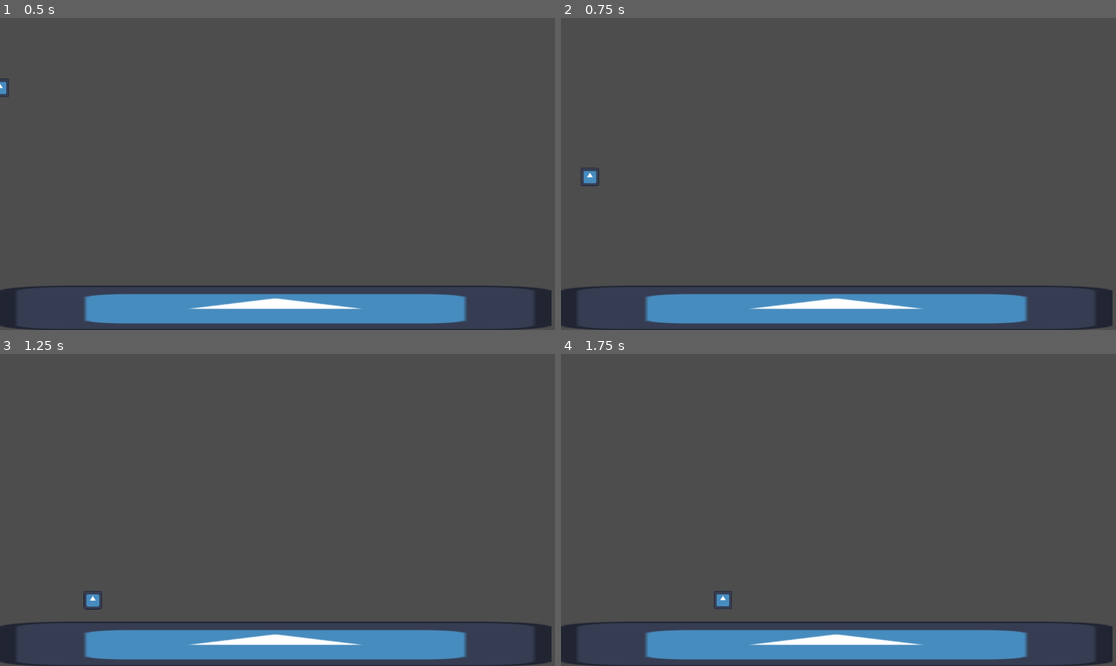
Above: before the commit, frames 1-4 (two rows, left to right).
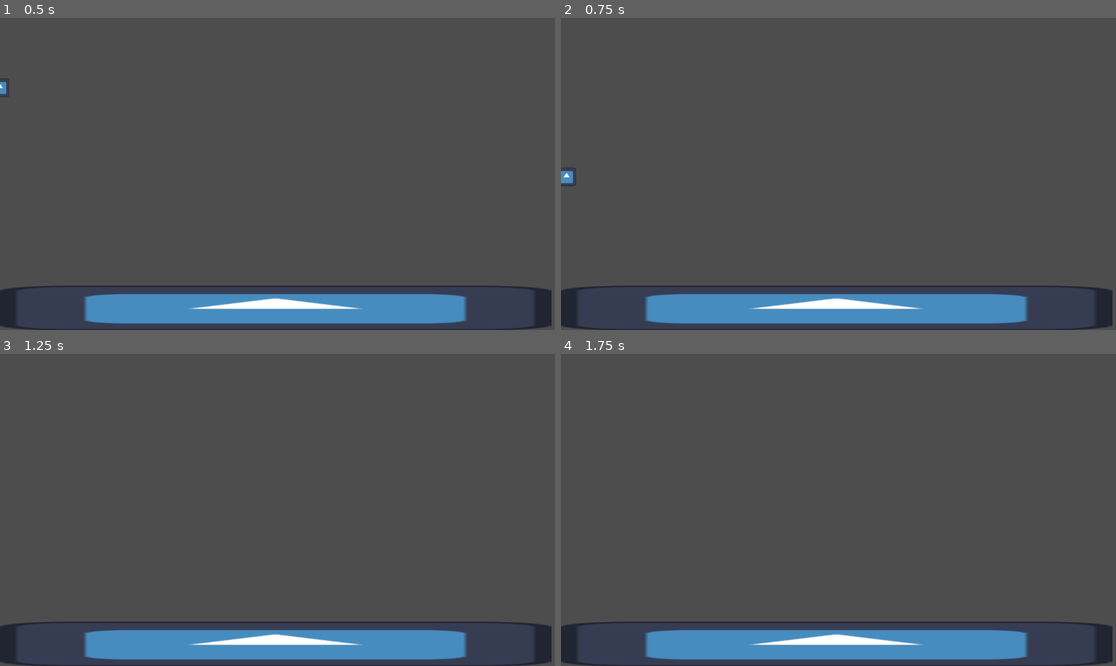
Above: after the commit, the same moments.

Repository: ninjabou/atljam-2024
Game: Godot game, scene res://root.tscn
The game is run twice, just before and just after one commit, with the same random seed, the same clock (stepped at 60 frames per second) and the same inputs. The engine's default icon, where the game draws it, is replaced by a stand-in: a white triangle on a blue panel in a dark square.
Inputs:
- Up to frame 1 (0.5 s): no input
- Up to frame 2 (0.75 s): hold Right (action_right) from 0.53 s (still down); tap Z (action_jump) at 0.6 s
- Up to frame 3 (1.25 s): keep holding Right (action_right); tap Z (action_jump) at 0.77, 1.07 s
- Up to frame 4 (1.75 s): keep holding Right (action_right); tap Z (action_jump) at 1.35, 1.52 s

Frame 1 is identical in both runs. In frame 2, 0.2% of the frame differs, in the area x 0-7%, y 48-54%; in frame 3, 0.1%; in frame 4, 0.1%.

Commit message:
Make kicks functional

Diff:
--- a/lib/StateMachine.gd
+++ /dev/null
@@ -1,47 +0,0 @@
-extends Node
-class_name StateMachine
-
-var state = null:
-	get:
-		return state
-	set(value):
-		set_state(value)
-var states = {}
-var previous_state = null
-
-@onready var parent = get_parent()
-
-func _physics_process(delta: float) -> void:
-	if state != null:
-		_state_logic(delta)
-		var transition = _get_transition(delta)
-		if transition != null:
-			set_state(transition)
-
-### Inheritance functions, overwrite these
-
-func _state_logic(delta):
-	pass
-
-func _get_transition(delta):
-	return null
-
-func _enter_state(new_state, old_state):
-	pass
-
-func _exit_state(old_state, new_state):
-	pass
-
-### Logic functions
-
-func set_state(new_state):
-	previous_state = state
-	state = new_state
-
-	if previous_state != null:
-		_exit_state(previous_state, new_state)
-	if new_state != null:
-		_enter_state(new_state, previous_state)
-
-func add_state(state_name):
-	states[state_name] = states.size()
--- a/project.godot
+++ b/project.godot
@@ -59,6 +59,11 @@
 ]
 }
 
+[layer_names]
+
+2d_physics/layer_1="world"
+2d_physics/layer_2="player"
+
 [physics]
 
 2d/default_gravity=1200.0
--- a/scenes/player/PlayerStateMachine.gd
+++ /dev/null
@@ -1,21 +0,0 @@
-extends StateMachine
-
-func _ready() -> void:
-	add_state("idle")
-	add_state("running")
-	add_state("airborne")
-	add_state("kicking")
-	call_deferred("add_state", states.idle)
-
-func _state_logic(delta):
-	print("FUCK")
-	pass
-
-func _get_transition(delta):
-	return null
-
-func _enter_state(new_state, old_state):
-	pass
-
-func _exit_state(old_state, new_state):
-	pass
--- a/scenes/player/player.gd
+++ b/scenes/player/player.gd
@@ -1,29 +1,67 @@
 extends CharacterBody2D
 
-const MAX_SPEED := 300.0
+enum States {IDLE, RUNNING, AIRBORNE}
+enum Kicks {LEFT, DOWN, RIGHT, NONE}
+
 const FLOOR_SPEED := 170.0
-const JUMP_VELOCITY := -230.0
+const AIR_SPEED := 300.0
+const KICK_SPEED := 800.0
+const KICK_JUMP_VELOCITY := -200.0
+const JUMP_VELOCITY := -270.0
+const AIRBORNE_ADJUST := 0.03
 
-var speed := MAX_SPEED
+@export var kicking := Kicks.NONE
+
+@onready var animations: AnimationPlayer = $PlayerAnimations
+@onready var kick_left: Area2D = $KickLeft
+@onready var kick_right: Area2D = $KickRight
+
+var state = States.IDLE
+var jump_horizontal_dir := 0.0
 
 func _physics_process(delta: float) -> void:
 	# Add the gravity.
 	if not is_on_floor():
-		speed = MAX_SPEED
+		state = States.AIRBORNE
 		velocity += get_gravity() * delta
 	else:
-		speed = FLOOR_SPEED
+		state = States.IDLE
 
-	# Handle jump.
-	if Input.is_action_just_pressed("action_jump") and is_on_floor():
-		velocity.y = JUMP_VELOCITY
+	var direction := Input.get_axis("action_left", "action_right")
 
-	# Get the input direction and handle the movement/deceleration.
-	# As good practice, you should replace UI actions with custom gameplay actions.
-	var direction := Input.get_axis("action_left", "action_right")
-	if direction:
-		velocity.x = direction * speed
+	if Input.is_action_just_pressed("action_jump") && state == States.AIRBORNE && !animations.is_playing():
+		if direction > 0.0:
+			animations.play("kick_right")
+		if direction < 0.0:
+			animations.play("kick_left")
+	print(kicking)
+	if kicking == Kicks.LEFT:
+		if kick_left.get_overlapping_bodies().size() > 0:
+			jump_horizontal_dir = 1.0
+			velocity.x = KICK_SPEED
+			velocity.y = KICK_JUMP_VELOCITY
+			kicking = Kicks.NONE
+	if kicking == Kicks.RIGHT:
+		if kick_right.get_overlapping_bodies().size() > 0:
+			jump_horizontal_dir = -1.0
+			velocity.x = -KICK_SPEED
+			velocity.y = KICK_JUMP_VELOCITY
+			kicking = Kicks.NONE
+
+	if state == States.AIRBORNE:
+		jump_horizontal_dir = move_toward(jump_horizontal_dir, direction, AIRBORNE_ADJUST)
+		velocity.x = move_toward(velocity.x, jump_horizontal_dir * AIR_SPEED, 10)
 	else:
-		velocity.x = move_toward(velocity.x, 0, speed)
+		if direction:
+			state = States.RUNNING
+			velocity.x = direction * FLOOR_SPEED
+		else:
+			state = States.IDLE
+			velocity.x = move_toward(velocity.x, 0, FLOOR_SPEED)
+
+		if Input.is_action_just_pressed("action_jump") and is_on_floor():
+			jump_horizontal_dir = direction
+			velocity.y = JUMP_VELOCITY
+			velocity.x = direction * AIR_SPEED
 
 	move_and_slide()
--- a/scenes/player/player.tscn
+++ b/scenes/player/player.tscn
@@ -6,7 +6,113 @@
 [sub_resource type="CircleShape2D" id="CircleShape2D_id5qm"]
 radius = 20.0
 
+[sub_resource type="RectangleShape2D" id="RectangleShape2D_3mty7"]
+size = Vector2(40, 30)
+
+[sub_resource type="Animation" id="Animation_8b0ra"]
+resource_name = "kick_right"
+length = 0.4
+tracks/0/type = "value"
+tracks/0/imported = false
+tracks/0/enabled = true
+tracks/0/path = NodePath("KickRight:monitoring")
+tracks/0/interp = 1
+tracks/0/loop_wrap = true
+tracks/0/keys = {
+"times": PackedFloat32Array(0, 0.4),
+"transitions": PackedFloat32Array(1, 1),
+"update": 1,
+"values": [true, false]
+}
+tracks/1/type = "value"
+tracks/1/imported = false
+tracks/1/enabled = true
+tracks/1/path = NodePath(".:kicking")
+tracks/1/interp = 0
+tracks/1/loop_wrap = true
+tracks/1/keys = {
+"times": PackedFloat32Array(0, 0.4),
+"transitions": PackedFloat32Array(1, 1),
+"update": 1,
+"values": [2, 3]
+}
+
+[sub_resource type="Animation" id="Animation_wmdhl"]
+length = 0.001
+tracks/0/type = "value"
+tracks/0/imported = false
+tracks/0/enabled = true
+tracks/0/path = NodePath("KickRight:monitoring")
+tracks/0/interp = 1
+tracks/0/loop_wrap = true
+tracks/0/keys = {
+"times": PackedFloat32Array(0),
+"transitions": PackedFloat32Array(1),
+"update": 1,
+"values": [true]
+}
+tracks/1/type = "value"
+tracks/1/imported = false
+tracks/1/enabled = true
+tracks/1/path = NodePath("KickLeft:monitoring")
+tracks/1/interp = 1
+tracks/1/loop_wrap = true
+tracks/1/keys = {
+"times": PackedFloat32Array(0),
+"transitions": PackedFloat32Array(1),
+"update": 1,
+"values": [false]
+}
+tracks/2/type = "value"
+tracks/2/imported = false
+tracks/2/enabled = true
+tracks/2/path = NodePath(".:kicking")
+tracks/2/interp = 1
+tracks/2/loop_wrap = true
+tracks/2/keys = {
+"times": PackedFloat32Array(0),
+"transitions": PackedFloat32Array(1),
+"update": 1,
+"values": [3]
+}
+
+[sub_resource type="Animation" id="Animation_1u2em"]
+resource_name = "kick_left"
+length = 0.4
+tracks/0/type = "value"
+tracks/0/imported = false
+tracks/0/enabled = true
+tracks/0/path = NodePath("KickLeft:monitoring")
+tracks/0/interp = 1
+tracks/0/loop_wrap = true
+tracks/0/keys = {
+"times": PackedFloat32Array(0, 0.4),
+"transitions": PackedFloat32Array(1, 1),
+"update": 1,
+"values": [true, false]
+}
+tracks/1/type = "value"
+tracks/1/imported = false
+tracks/1/enabled = true
+tracks/1/path = NodePath(".:kicking")
+tracks/1/interp = 0
+tracks/1/loop_wrap = true
+tracks/1/keys = {
+"times": PackedFloat32Array(0, 0.4),
+"transitions": PackedFloat32Array(1, 1),
+"update": 1,
+"values": [0, 3]
+}
+
+[sub_resource type="AnimationLibrary" id="AnimationLibrary_02wkl"]
+_data = {
+"RESET": SubResource("Animation_wmdhl"),
+"kick_left": SubResource("Animation_1u2em"),
+"kick_right": SubResource("Animation_8b0ra")
+}
+
 [node name="Player" type="CharacterBody2D"]
+collision_layer = 2
 script = ExtResource("1_35fkw")
 
 [node name="CollisionShape2D" type="CollisionShape2D" parent="."]
@@ -15,3 +121,22 @@
 [node name="AnimatedSprite2D" type="Sprite2D" parent="."]
 scale = Vector2(0.3, 0.3)
 texture = ExtResource("1_k54mr")
+
+[node name="KickRight" type="Area2D" parent="."]
+collision_layer = 2
+
+[node name="CollisionShape2D" type="CollisionShape2D" parent="KickRight"]
+position = Vector2(20, 15)
+shape = SubResource("RectangleShape2D_3mty7")
+
+[node name="KickLeft" type="Area2D" parent="."]
+monitoring = false
+
+[node name="CollisionShape2D" type="CollisionShape2D" parent="KickLeft"]
+position = Vector2(-20, 15)
+shape = SubResource("RectangleShape2D_3mty7")
+
+[node name="PlayerAnimations" type="AnimationPlayer" parent="."]
+libraries = {
+"": SubResource("AnimationLibrary_02wkl")
+}
Not shown: 1 places in scenes/player/player.tscn that only renumber resources
